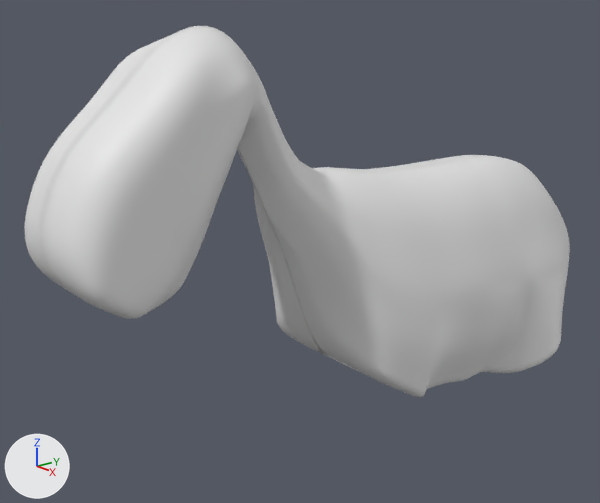
Two versions of the Blender file drafts/fur/unicorn.blend, one commit apart.
Both versions are drawn from a camera (50 mm lens) standing at (6.51, -6.5, 5.05) and looking at (-0.36, -0.94, 2.37). Arrows for +X, +Y and +Z are at lower left; the lights stay in place.
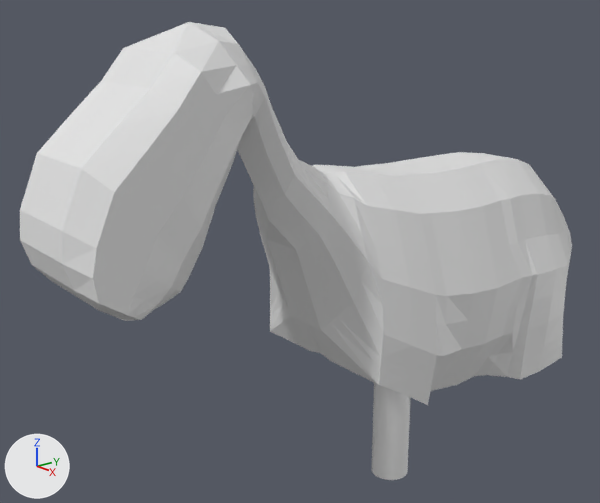
Commit message: Added cylinder leg

The change, as a list of edits to the scene's bpy script:
```text
Change me_plane:
    used by ob_plane; location = (0.0, 0.04, 2.18); rotation_euler = (0.0, 1.571, 0.0), in degrees (0, 90, 0)
    remove me_plane.from_pydata(...)  # 624 vertices, 615 faces; spans x -2.68..1.66, y -4.05..3.05, z -0.01..1.05
    add me_plane.from_pydata(...)  # 622 vertices, 617 faces, 1 loose edge; spans x -2.68..1.66, y -4.05..3.05, z -0.01..1.05
    me_plane part 1
    1 vertex is removed from x 1.5, y -0.04, z 0.3
    4 faces are deleted
    1 loose edge is added
    4 new faces join them
    me_plane part 2: 604 kept faces spanning x -2.68..1.66, y -4.05..3.05, z -0.01..1.05 are now shaded flat
Add me_cylinder_001:
    me_cylinder_001.from_pydata(...)  # a 48-sided cylinder along z spanning x -0.2..0.2, y -0.2..0.2, z -0.5..0.5
Change ob_plane:
    remove _m = ob_plane.modifiers.new('Subsurf', 'SUBSURF')
    remove _m.levels = 3
Add ob_cylinder:
    ob_cylinder = bpy.data.objects.new('Cylinder', me_cylinder_001)
    ob_cylinder.location = (0.75, -0.55, 0.6)
    ob_cylinder.scale = (1.0, 1.0, 1.2)
```

Changed parts and their boxes (x1, y1, x2, y2) in the pictures (600 x 503 px; the box of a moved part takes in the faces that stretch with it):
'Plane', reshaped, modifiers changed: before (24, 26, 570, 397); after (20, 22, 572, 405)
'Cylinder', added: after (372, 383, 411, 480)
part 1 of me_plane, moved or reshaped (not visible afterwards): before (285, 332, 417, 397)
part 2 of me_plane, shading changed: before (24, 26, 570, 397); after (20, 22, 572, 405)
